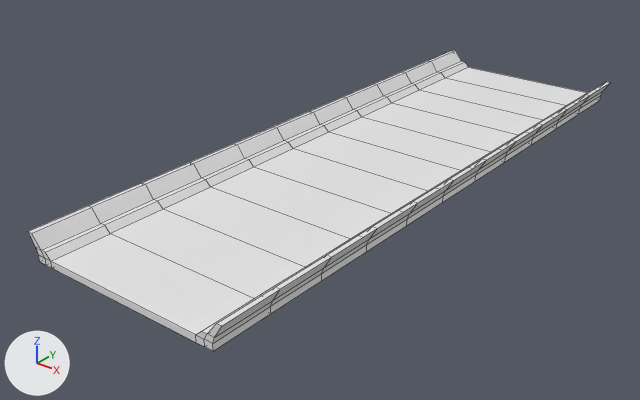
Before and after pictures for a commit that changed the Blender file Assets/Blender/Dice Player.blend.
The view is the same before and after, from a 50 mm camera at (28.6, -41.1, 21.5) aimed at (-1.9, -3.0, -2.2). Arrows for +X, +Y and +Z are at lower left; the lights stay in place. Mesh edges are drawn as thin lines. The same objects are shown in both versions, whatever each file hides.

Before the edit, the objects in view are built like this:
```python
me_cube_012 = bpy.data.meshes.new('Cube.012')
me_cube_012.from_pydata(...)  # 244 vertices, 242 faces; spans x -6.6..6.6, y -20.0..20.0, z -0.4..1.1
ob_ground_tile = bpy.data.objects.new('Ground Tile', me_cube_012)
ob_ground_tile.location = (0.0, 0.0, 0.0)
```
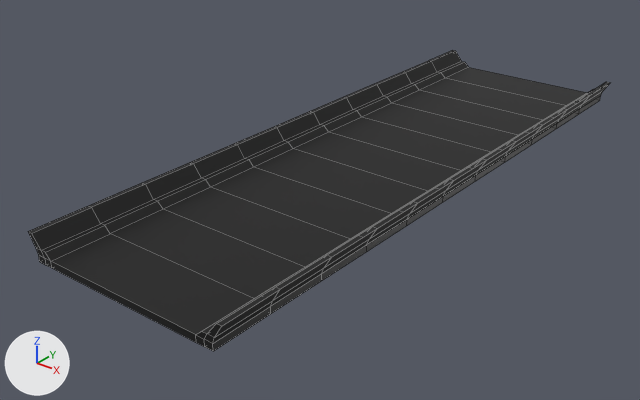
Scene script edits in JSON lines:
```json
{"op": "add", "block": "img_groundtileuvlayout_psd", "code": ["img_groundtileuvlayout_psd = load_image('GroundTileUVLayout.psd', 'GroundTileUVLayout.png', 1024, 1024, 'sRGB')"]}
{"op": "add", "block": "mat_ground_tile", "code": ["mat_ground_tile = principled_material('Ground Tile')", "mat_ground_tile.texture = img_groundtileuvlayout_psd"]}
{"block": "me_cube_012", "where": "me_cube_012.from_pydata(...)  # 244 vertices, 242 faces; spans x -6.6..6.6, y -20.0..20.0, z -0.4..1.1"}
{"op": "add", "block": "me_cube_012", "code": "me_cube_012.materials.append(mat_ground_tile)  # picture img_groundtileuvlayout_psd"}
```

Boxes (x1, y1, x2, y2) around the edits, measured in the pictures (640 x 400 px):
```json
{"object": "Ground Tile", "change": "recoloured", "before": [28, 50, 610, 351], "after": [28, 50, 610, 351], "on screen": "white to black"}
```
